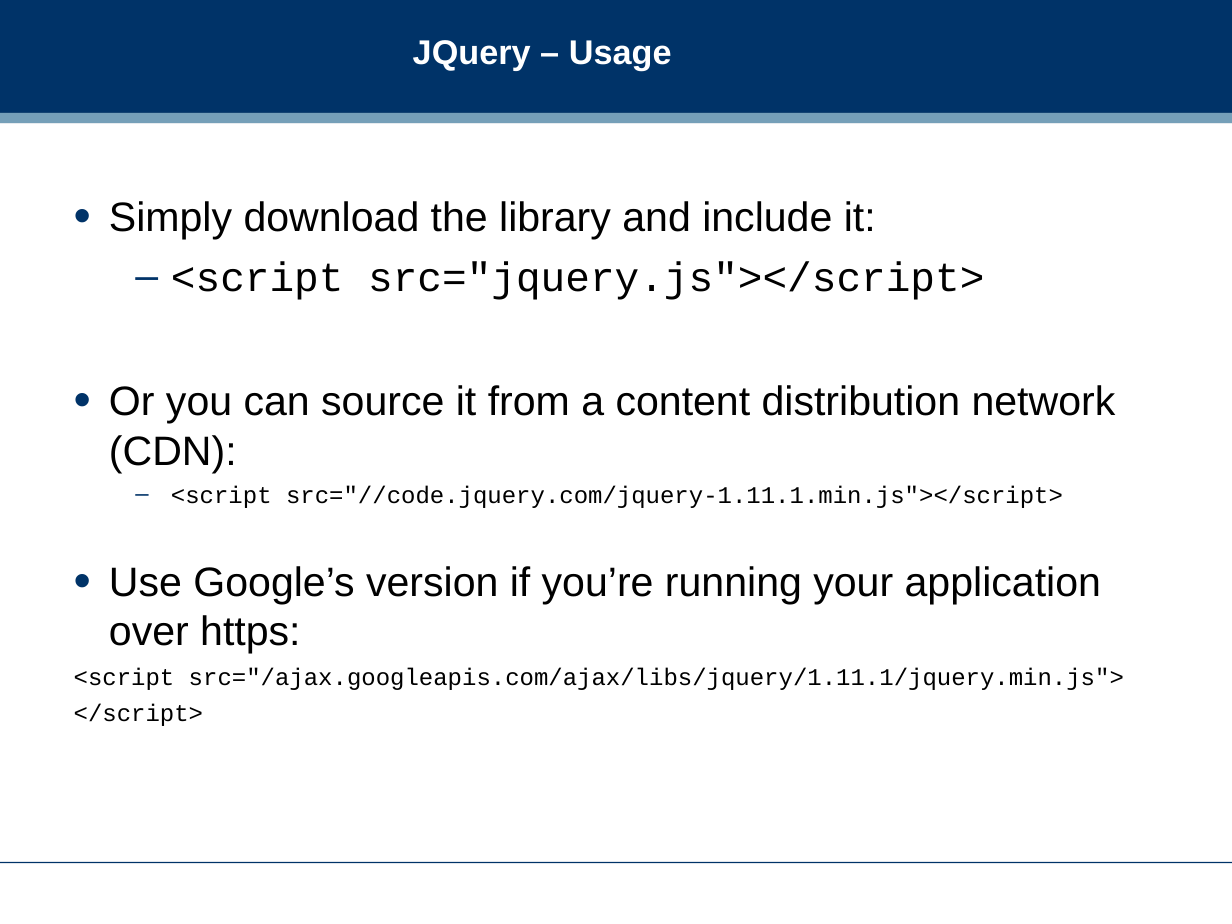
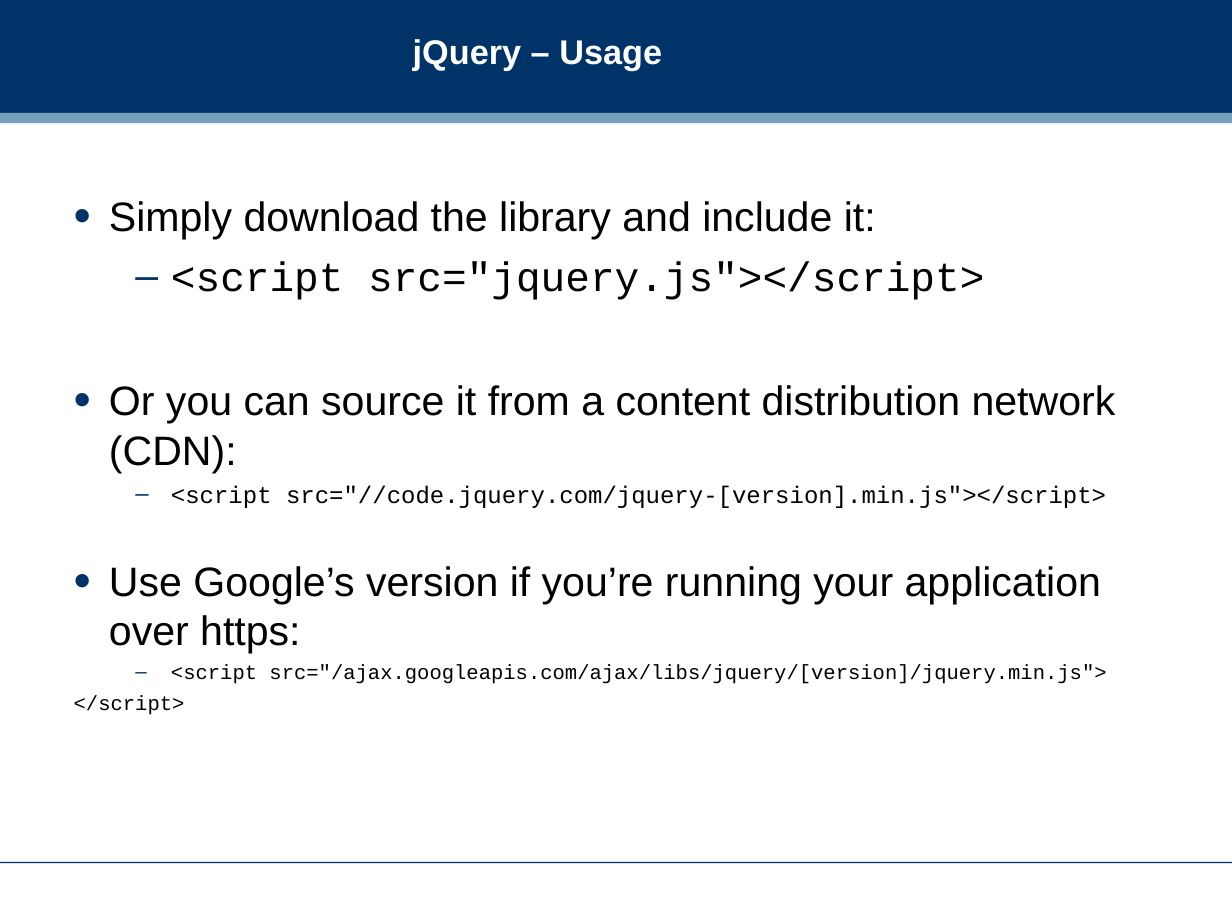
Before and after one commit to dreamind/ix, a slide deck: slide 12 of lectures/interactive/interactivity2.ppt (slide 11 before the commit). Drawn at 1232x924 pixels with LibreOffice and Linux fonts; fonts in the diff are those of the drawing; background and template pictures are left out. Boxes give left, top, right and bottom in pixels: in the first picture for what was removed or moved away, otherwise in the second. Text is boxed around its words. In the diff, an @@ line names an element or a change of style, - is before the commit and + after.

```diff
--- a/lectures/interactive/interactivity2.ppt
+++ b/lectures/interactive/interactivity2.ppt
@@ title at (413,39,662,71): text changed @@
-JQuery – Usage
+jQuery – Usage
@@ text at (171,485,1106,508): text changed @@
-  – <script src="//code.jquery.com/jquery-1.11.1.min.js"></script>
+  – <script src="//code.jquery.com/jquery-[version].min.js"></script>
@@ text at (171,665,1106,684): text changed; size 14 to 12 pt @@
-<script src="/ajax.googleapis.com/ajax/libs/jquery/1.11.1/jquery.min.js">
+  – <script src="/ajax.googleapis.com/ajax/libs/jquery/[version]/jquery.min.js">
@@ text at (74,696,185,715): size 14 to 12 pt in "</script>" @@
```
Also in this commit, not shown: 10 other slides changed, 13 slides added, 12 slides removed, 1 other file.
